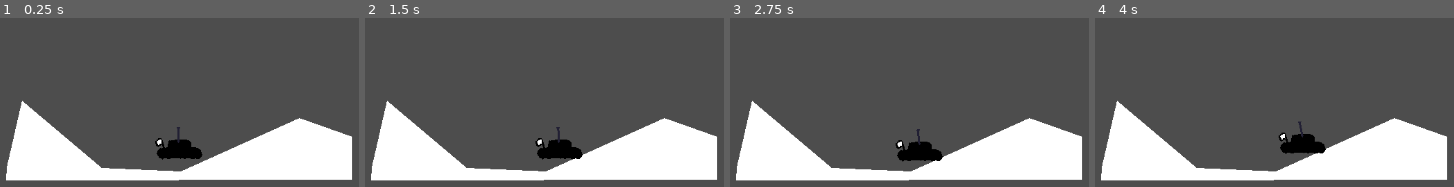
Above: before the commit, frames 1-4 (left to right).
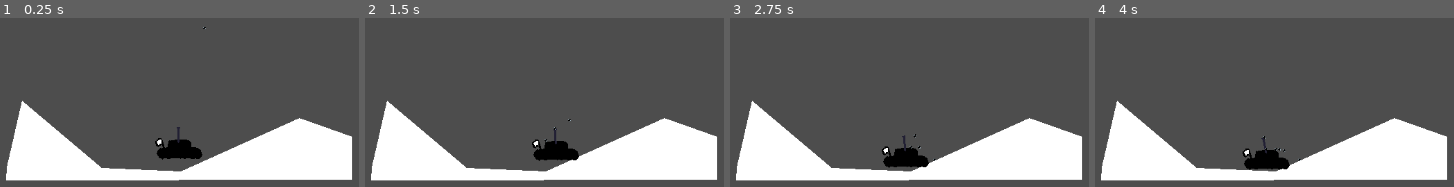
Above: after the commit, the same moments.

Repository: hiemas-lerastad/Tanks-Redux
Game: Godot game, scene res://Scenes/Level/testing_scene.tscn
Two runs of this game, one before a commit and one after it. Both use one fixed random seed, a clock stepped at 60 frames per second and the inputs below. This scene is started directly instead of the project's main scene.
Inputs (mouse positions are in pixels of both pictures, inside the frame that each line leads up to):
- Up to frame 1 (0.25 s): no input
- Up to frame 2 (1.5 s): move the mouse to (720, 151) at 0.52 s; hold D (right) from 0.53 s (still down); tap Space (fire) at 0.6, 1.35 s; tap W (up) at 0.77 s; move the mouse to (outside the picture) at 1.27 s
- Up to frame 3 (2.75 s): tap W (up) at 1.52 s; move the mouse to (988, 75) at 2.02 s; release D (right) at 2.03 s; hold A (left) from 2.03 s (still down); tap Space (fire) at 2.1 s
- Up to frame 4 (4 s): move the mouse to (outside the picture) at 2.77 s; release A (left) at 2.78 s; hold D (right) from 2.78 s (still down); tap Space (fire) at 2.85, 3.6 s; tap W (up) at 3.02, 3.77 s; move the mouse to (outside the picture) at 3.52 s

The runs differ from the first frame. In frame 1, less than 0.1% of the frame differs, in the area x 56-58%, y 5-7%; in frame 2, 0.7%; in frame 3, 1.6%; in frame 4, 2.5%, in the area x 40-65%, y 61-90%.

Commit message:
added projectile, explosion to come

Diff:
--- a/Scenes/Level/testing_scene.tscn
+++ b/Scenes/Level/testing_scene.tscn
@@ -1,6 +1,7 @@
-[gd_scene load_steps=2 format=3 uid="uid://bejc07m5l7lfw"]
+[gd_scene load_steps=3 format=3 uid="uid://bejc07m5l7lfw"]
 
 [ext_resource type="PackedScene" uid="uid://m03xo3rkc33r" path="res://Scenes/Player/tank.tscn" id="1_rr33h"]
+[ext_resource type="PackedScene" uid="uid://b247dmol544os" path="res://Scenes/Projectiles/small.tscn" id="2_oh0rr"]
 
 [node name="TestingScene" type="Node2D"]
 
@@ -16,3 +17,6 @@
 position = Vector2(-1, -56)
 
 [node name="Camera2D" type="Camera2D" parent="."]
+
+[node name="Small" parent="." instance=ExtResource("2_oh0rr")]
+position = Vector2(36, -214)
--- a/Scenes/Player/tank.tscn
+++ b/Scenes/Player/tank.tscn
@@ -1,9 +1,11 @@
-[gd_scene load_steps=7 format=3 uid="uid://m03xo3rkc33r"]
+[gd_scene load_steps=9 format=3 uid="uid://m03xo3rkc33r"]
 
 [ext_resource type="Script" path="res://Scripts/Player/tank.gd" id="1_bffw6"]
 [ext_resource type="Texture2D" uid="uid://bvgqv1b486d6u" path="res://Assets/Sprites/Player/body.png" id="1_edwx4"]
 [ext_resource type="Texture2D" uid="uid://cuctd1y4tc270" path="res://Assets/Sprites/Player/turret.png" id="2_ljydc"]
 [ext_resource type="Script" path="res://Scripts/Components/_input_component.gd" id="2_n0vqo"]
+[ext_resource type="Script" path="res://Scripts/Components/_weapon_component.gd" id="3_q2cq8"]
+[ext_resource type="PackedScene" uid="uid://b247dmol544os" path="res://Scenes/Projectiles/small.tscn" id="4_0veau"]
 [ext_resource type="Texture2D" uid="uid://r5bsbxglfft5" path="res://Assets/Sprites/Player/tmp_power.png" id="5_3fhk8"]
 
 [sub_resource type="CapsuleShape2D" id="CapsuleShape2D_3ot6a"]
@@ -20,6 +22,12 @@
 [node name="_input_component" type="Node" parent="." node_paths=PackedStringArray("controls")]
 script = ExtResource("2_n0vqo")
 controls = NodePath("..")
+
+[node name="_weapon_component" type="Node" parent="." node_paths=PackedStringArray("shoot_point", "parent_tank")]
+script = ExtResource("3_q2cq8")
+shoot_point = NodePath("../body/turret/shoot_point")
+parent_tank = NodePath("..")
+projectile_scene = ExtResource("4_0veau")
 
 [node name="body" type="Sprite2D" parent="."]
 texture = ExtResource("1_edwx4")
@@ -48,3 +56,4 @@
 
 [connection signal="begin_firing" from="_input_component" to="_input_component" method="_begin_shooting_animation"]
 [connection signal="end_firing" from="_input_component" to="_input_component" method="_end_shooting_animation"]
+[connection signal="shot_fired" from="_input_component" to="_weapon_component" method="_fire"]
--- /dev/null
+++ b/Scenes/Projectiles/small.tscn
@@ -0,0 +1,17 @@
+[gd_scene load_steps=4 format=3 uid="uid://b247dmol544os"]
+
+[ext_resource type="Texture2D" uid="uid://dca2ytm0jan3i" path="res://Assets/Sprites/projectile/tmp_projectile_small.png" id="1_76r56"]
+[ext_resource type="Script" path="res://Scripts/Class/projectile.gd" id="1_iljut"]
+
+[sub_resource type="CircleShape2D" id="CircleShape2D_j4g1x"]
+radius = 2.0
+
+[node name="Small" type="CharacterBody2D"]
+texture_filter = 1
+script = ExtResource("1_iljut")
+
+[node name="Sprite2D" type="Sprite2D" parent="."]
+texture = ExtResource("1_76r56")
+
+[node name="CollisionShape2D" type="CollisionShape2D" parent="."]
+shape = SubResource("CircleShape2D_j4g1x")
--- /dev/null
+++ b/Scripts/Class/projectile.gd
@@ -0,0 +1,38 @@
+extends CharacterBody2D
+class_name projectile
+
+var explosion_size: float # size to grow the explosion + carve to (currently only makes sense in circle explosion)
+
+var initial_strength: int
+#var initial_direction: Vector2
+
+func _explode() ->void:
+	''' swap sprite to appropriate explosion type, create a temporary area2d to scan for players without
+	colliding with them, trigger the growing + culling'''
+
+	pass
+
+func _wind_resistance() -> void:
+	''' placeholder until wind has been added'''
+
+	pass
+
+func _drag(d) -> void:
+	''' air drag as the projectile flies it should begin to slow down regardless of wind'''
+	velocity.x = lerpf(velocity.x,0,.25 *d)
+
+
+func _gravity(d) -> void:
+	velocity.y += 2 #* d
+
+func _physics_process(delta):
+	_gravity(delta)
+	_drag(delta)
+	var c: KinematicCollision2D = move_and_collide(velocity*delta)
+	if(c != null):
+		pass
+
+func _ready():
+	''' split second of non-collision to allow for touching shooter, other spawned projectiles, etc.'''
+
+	velocity = -transform.y * initial_strength
--- a/Scripts/Components/_input_component.gd
+++ b/Scripts/Components/_input_component.gd
@@ -11,7 +11,6 @@
 
 var is_firing: bool
 var firing_tween: Tween
-var current_fire_strength: int
 
 func gravity() -> void:
 	''' applies gravity to characterbody2d controls ?accelerate if has been falling for x time? '''
@@ -60,8 +59,9 @@
 	if(trigger_release and is_firing):
 		#began firing and released
 		is_firing = false
+		emit_signal("shot_fired",controls.shoot_progress.value) # bind projectile shot to this
 		emit_signal("end_firing")
-		emit_signal("shot_fired",controls.shoot_progress) # bind projectile shot to this
+
 
 
 func _begin_shooting_animation():
--- /dev/null
+++ b/Scripts/Components/_weapon_component.gd
@@ -0,0 +1,14 @@
+extends Node
+
+@export_category("Settings")
+@export var shoot_point: Node2D
+@export var parent_tank: CharacterBody2D
+
+#var selected_projectile: projectile
+@export var projectile_scene: PackedScene
+func _fire(shot_strength: int) -> void:
+	var projectile_clone: projectile = projectile_scene.instantiate()
+	projectile_clone.global_position = shoot_point.global_position
+	projectile_clone.rotation = parent_tank.turret.rotation
+	projectile_clone.initial_strength = shot_strength * 3
+	get_tree().root.add_child(projectile_clone)
Binary file added: Assets/Sprites/projectile/tmp_explosion.aseprite
Binary file added: Assets/Sprites/projectile/tmp_explosion.png
Not shown, added: Assets/Sprites/projectile/tmp_explosion.png.import
Binary file added: Assets/Sprites/projectile/tmp_projectile_small.aseprite
Binary file added: Assets/Sprites/projectile/tmp_projectile_small.png
Not shown, added: Assets/Sprites/projectile/tmp_projectile_small.png.import
